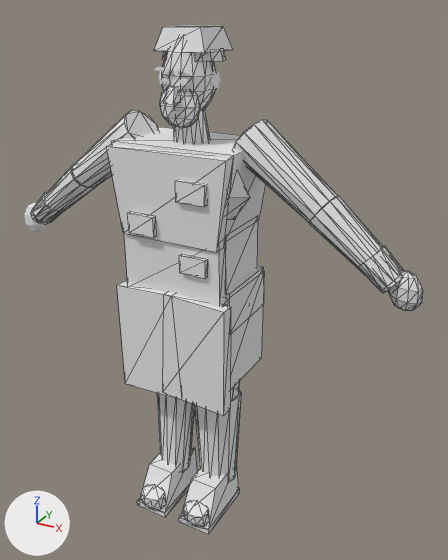
A saved change to the FBX model Assets/Pedestrians/Staged/Models/NightlifeShelterSleepingResident3D.fbx.
The view is the same before and after, from a camera (50 mm lens) standing at (1.051, -1.709, 1.802) and looking at (0.088, 0.042, 0.926). The lights are fixed; the arrows at lower left show +X, +Y and +Z. The first picture is the older version. Mesh edges are drawn as thin lines on the coarser meshes.

In view in the first picture: 'CLO_BlanketChest', 'CLO_BlanketFoldChest', 'CLO_BlanketFoldLeg.L', 'CLO_BlanketFoldLeg.R', 'CLO_BlanketFoldWaist', 'CLO_BlanketHip.L', 'CLO_BlanketWaist', 'CLO_CoatSeat', 'CLO_Shin.L', 'CLO_Shin.R', 'CLO_SleeveLower.L', 'CLO_SleeveUpper.L', 'CLO_SleeveUpper.R', 'CLO_Thigh.L', 'GEO_Boot.L', 'GEO_Boot.R', 'GEO_Head', 'GEO_Sole.L', 'GEO_Sole.R' and 22 more.
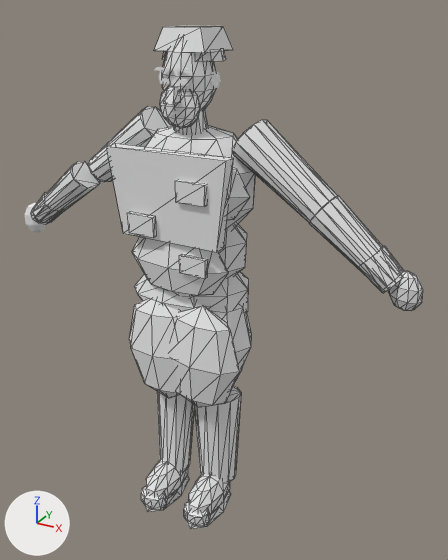
Pixel boxes [x1, y1, x2, y2] of what changed, in the pictures (448 x 560 px):
'CLO_BlanketFoldLeg.L', reshaped: before [163, 291, 231, 416]; after [173, 305, 240, 407]
'CLO_BlanketFoldLeg.R', reshaped: before [117, 281, 183, 400]; after [129, 299, 180, 398]
'CLO_BlanketFoldWaist', reshaped (19% shorter): before [124, 234, 226, 307]; after [132, 237, 229, 296]
'CLO_BlanketChest', reshaped: before [111, 127, 266, 241]; after [146, 125, 256, 231]
'CLO_SleeveUpper.R', moved: before [72, 110, 158, 188]; after [89, 106, 173, 182]
'CLO_BlanketHip.L', reshaped: before [224, 271, 265, 389]; after [209, 306, 252, 378]
'CLO_CoatSeat', reshaped: before [226, 265, 264, 334]; after [191, 272, 249, 313]
'GEO_Boot.L', reshaped (29% narrower, 38% shorter): before [181, 462, 239, 527]; after [189, 474, 230, 514]
'CLO_BlanketWaist', reshaped: before [226, 221, 258, 290]; after [218, 225, 247, 278]
'GEO_Boot.R', reshaped: before [140, 446, 198, 511]; after [146, 459, 188, 498]
'GEO_Sole.L', reshaped (29% narrower, 19% shorter): before [179, 488, 240, 534]; after [188, 492, 231, 529]
'GEO_Sole.R', reshaped: before [137, 482, 191, 517]; after [145, 475, 190, 512]
'CLO_Thigh.L', reshaped (mostly hidden): before [231, 382, 239, 400]; after [235, 367, 243, 383]

Edits to the bpy script that builds the scene:
```text
Change me_clo_blanketfoldleg_l_mesh_001:
    remove me_clo_blanketfoldleg_l_mesh_001.from_pydata(...)  # 8 vertices, 12 faces; spans x -0.135..0.12, y -0.192..-0.134, z -0.348..0.062
    add me_clo_blanketfoldleg_l_mesh_001.from_pydata(...)  # 26 vertices, 48 faces; spans x -0.158..0.148, y -0.203..-0.064, z -0.39..0.026
    me_clo_blanketfoldleg_l_mesh_001 part 11: the whole mesh is rebuilt
Change me_clo_blanketchest_mesh_001:
    remove me_clo_blanketchest_mesh_001.from_pydata(...)  # 8 vertices, 12 faces; spans x -0.22..0.22, y -0.141..0.134, z -0.072..0.211
    add me_clo_blanketchest_mesh_001.from_pydata(...)  # 42 vertices, 80 faces; spans x -0.221..0.221, y -0.137..0.146, z -0.124..0.267
    me_clo_blanketchest_mesh_001 part 6: the whole mesh is rebuilt
Change me_clo_coatseat_mesh_001:
    remove me_clo_coatseat_mesh_001.from_pydata(...)  # 8 vertices, 12 faces; spans x -0.197..0.197, y -0.123..0.141, z -0.023..0.127
    add me_clo_coatseat_mesh_001.from_pydata(...)  # 42 vertices, 80 faces; spans x -0.199..0.199, y -0.123..0.132, z -0.081..0.18
    me_clo_coatseat_mesh_001 part 8: 8 vertices removed from x -0.197..0.197, y -0.123..0.141, z -0.023..0.127; 42 vertices added at x -0.199..0.199, y -0.123..0.132, z -0.081..0.18, forming an icosphere of 80 faces
Change me_clo_thigh_l_mesh_001:
    remove me_clo_thigh_l_mesh_001.from_pydata(...)  # 24 vertices, 44 faces; spans x -0.094..0.099, y -0.099..0.089, z -0.395..-0.007
    add me_clo_thigh_l_mesh_001.from_pydata(...)  # 42 vertices, 80 faces; spans x -0.104..0.103, y -0.1..0.074, z -0.404..0.001
    me_clo_thigh_l_mesh_001 part 12: 24 vertices removed from x -0.094..0.099, y -0.099..0.089, z -0.395..-0.007; 42 vertices added at x -0.104..0.103, y -0.1..0.074, z -0.404..0.001
Change me_clo_sleeveupper_r_mesh_001:
    remove me_clo_sleeveupper_r_mesh_001.from_pydata(...)  # 24 vertices, 44 faces; spans x -0.278..0.05, y -0.089..0.08, z -0.215..0.072
    add me_clo_sleeveupper_r_mesh_001.from_pydata(...)  # 24 vertices, 44 faces; spans x -0.278..0.05, y 0.003..0.171, z -0.214..0.073
    me_clo_sleeveupper_r_mesh_001 part 1: the whole mesh is moved by (0.0, 0.092, 0.001)
Change me_geo_sole_r_mesh_001:
    remove me_geo_sole_r_mesh_001.from_pydata(...)  # 8 vertices, 12 faces; spans x -0.064..0.066, y -0.228..0.024, z -0.095..-0.071
    add me_geo_sole_r_mesh_001.from_pydata(...)  # 26 vertices, 48 faces; spans x -0.068..0.07, y -0.252..0.021, z -0.095..-0.059
    me_geo_sole_r_mesh_001 part 7: the whole mesh is rebuilt
Change me_clo_blanketfoldwaist_mesh_001:
    remove me_clo_blanketfoldwaist_mesh_001.from_pydata(...)  # 8 vertices, 12 faces; spans x -0.181..0.181, y -0.161..-0.117, z -0.096..0.133
    add me_clo_blanketfoldwaist_mesh_001.from_pydata(...)  # 26 vertices, 48 faces; spans x -0.19..0.19, y -0.175..-0.053, z -0.109..0.142
    me_clo_blanketfoldwaist_mesh_001 part 4: the whole mesh is rebuilt
Change me_clo_blanketwaist_mesh_001:
    remove me_clo_blanketwaist_mesh_001.from_pydata(...)  # 8 vertices, 12 faces; spans x -0.176..0.176, y -0.109..0.127, z -0.065..0.139
    add me_clo_blanketwaist_mesh_001.from_pydata(...)  # 42 vertices, 80 faces; spans x -0.189..0.189, y -0.114..0.13, z -0.108..0.177
    me_clo_blanketwaist_mesh_001 part 5: the whole mesh is rebuilt
Change me_geo_sole_l_mesh_001:
    remove me_geo_sole_l_mesh_001.from_pydata(...)  # 8 vertices, 12 faces; spans x -0.066..0.064, y -0.184..0.065, z -0.095..-0.071
    add me_geo_sole_l_mesh_001.from_pydata(...)  # 26 vertices, 48 faces; spans x -0.07..0.068, y -0.209..0.061, z -0.095..-0.059
    me_geo_sole_l_mesh_001 part 9: the whole mesh is rebuilt
Change me_clo_blanketfoldleg_r_mesh_001:
    remove me_clo_blanketfoldleg_r_mesh_001.from_pydata(...)  # 8 vertices, 12 faces; spans x -0.121..0.134, y -0.173..-0.123, z -0.349..0.06
    add me_clo_blanketfoldleg_r_mesh_001.from_pydata(...)  # 26 vertices, 48 faces; spans x -0.125..0.18, y -0.189..-0.05, z -0.39..0.025
    me_clo_blanketfoldleg_r_mesh_001 part 10: the whole mesh is rebuilt
Change me_geo_boot_l_mesh_001:
    remove me_geo_boot_l_mesh_001.from_pydata(...)  # 8 vertices, 12 faces; spans x -0.063..0.061, y -0.178..0.062, z -0.077..0.06
    add me_geo_boot_l_mesh_001.from_pydata(...)  # 42 vertices, 80 faces; spans x -0.064..0.062, y -0.182..0.054, z -0.088..0.062
    me_geo_boot_l_mesh_001 part 2: 8 vertices removed from x -0.063..0.061, y -0.178..0.062, z -0.077..0.06; 42 vertices added at x -0.064..0.062, y -0.182..0.054, z -0.088..0.062, forming an icosphere of 80 faces
Change me_geo_boot_r_mesh_001:
    remove me_geo_boot_r_mesh_001.from_pydata(...)  # 8 vertices, 12 faces; spans x -0.061..0.063, y -0.221..0.022, z -0.077..0.06
    add me_geo_boot_r_mesh_001.from_pydata(...)  # 42 vertices, 80 faces; spans x -0.062..0.064, y -0.226..0.013, z -0.088..0.062
    me_geo_boot_r_mesh_001 part 3: the whole mesh is rebuilt
Change me_clo_blankethip_l_mesh_001:
    remove me_clo_blankethip_l_mesh_001.from_pydata(...)  # 8 vertices, 12 faces; spans x -0.137..0.105, y -0.145..0.151, z -0.3..0.081
    add me_clo_blankethip_l_mesh_001.from_pydata(...)  # 26 vertices, 48 faces; spans x -0.148..0.134, y -0.146..0.098, z -0.351..0.055
    me_clo_blankethip_l_mesh_001 part 13: the whole mesh is rebuilt
```
